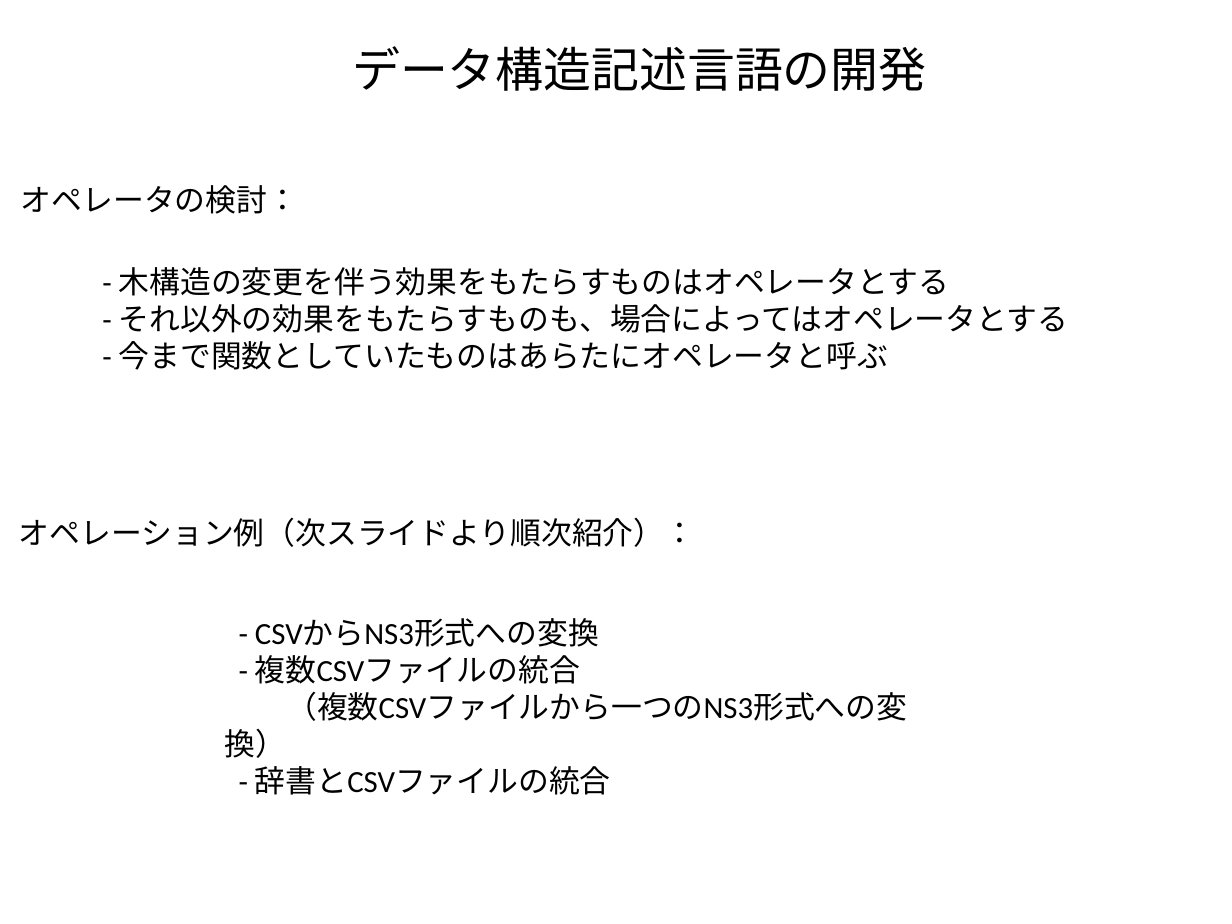
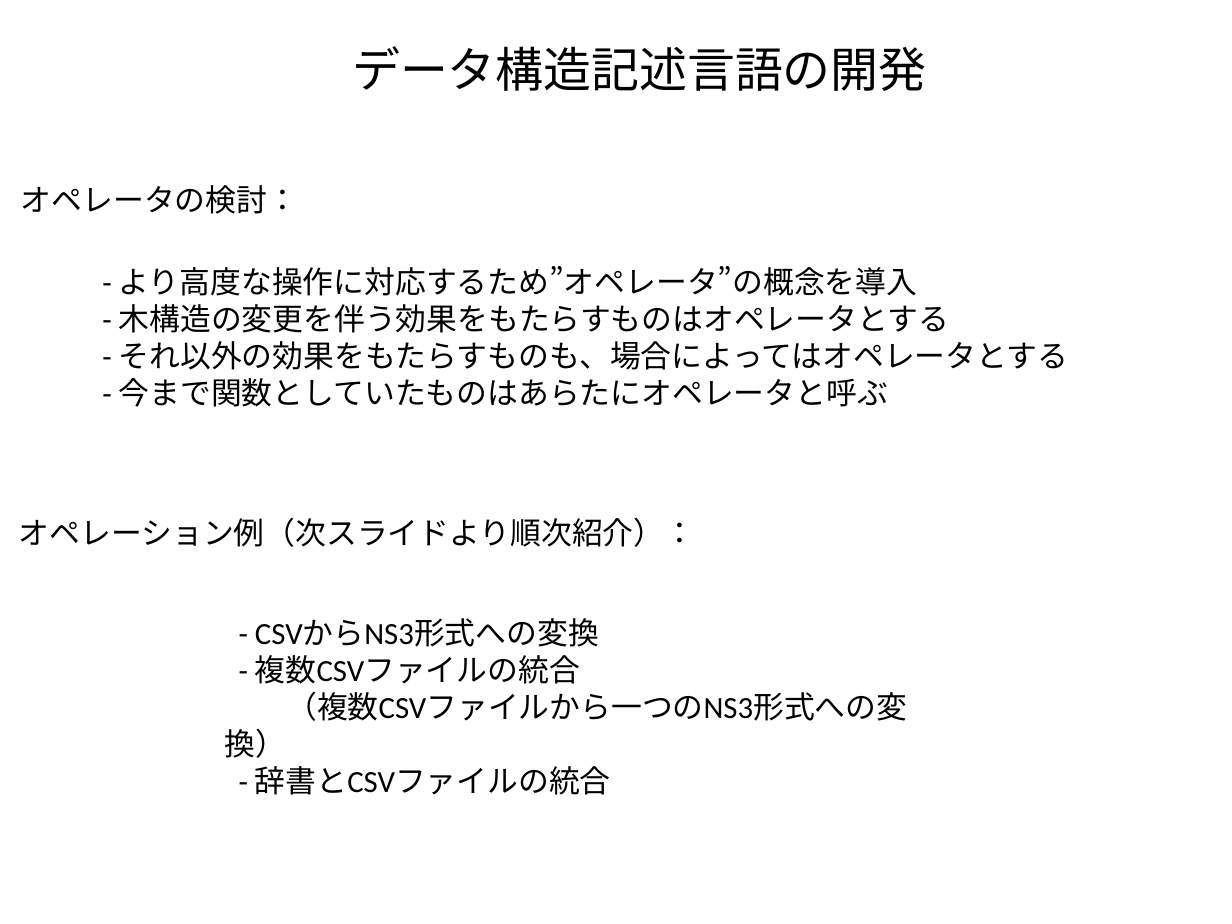
Before and after one commit to kouamano/RECURSIVE-SYSTEM, a slide deck: slide 3 of Document/tq_op_example.odp. Drawn at 1232x924 pixels with LibreOffice and Linux fonts; fonts in the diff are those of the drawing. Boxes give left, top, right and bottom in pixels: in the first picture for what was removed or moved away, otherwise in the second. Text is boxed around its words. In the diff, an @@ line names an element or a change of style, - is before the commit and + after.

Commit message:
update

```diff
--- a/Document/tq_op_example.odp
+++ b/Document/tq_op_example.odp
@@ text at box(119, 266, 918, 296): paragraph added @@
+- より高度な操作に対応するため”オペレータ”の概念を導入
```
